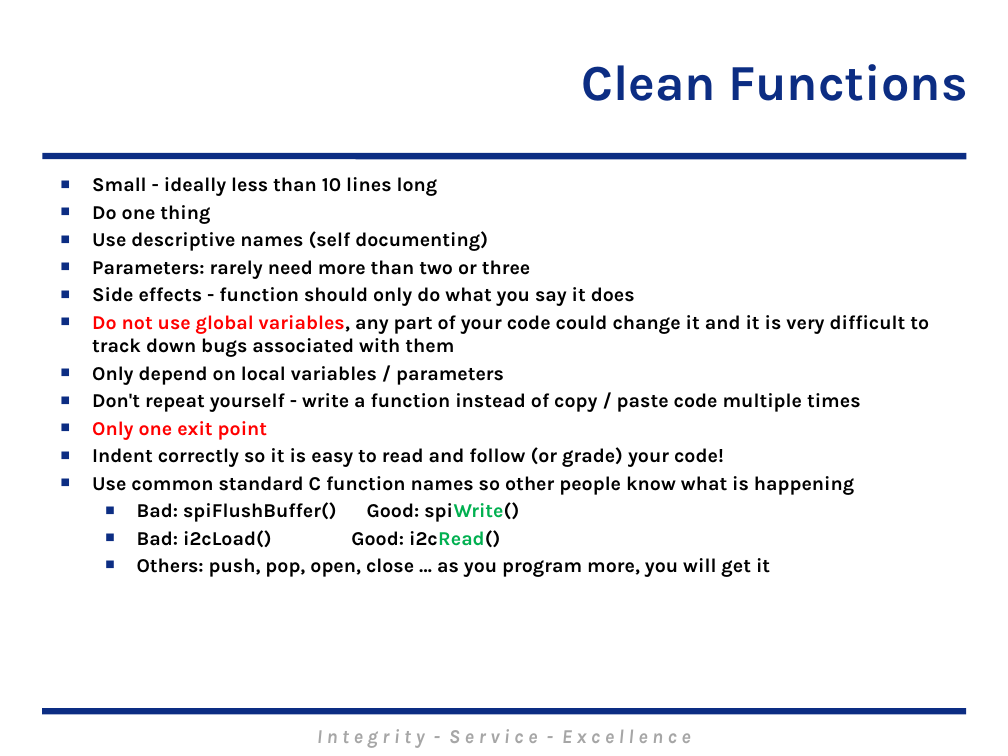
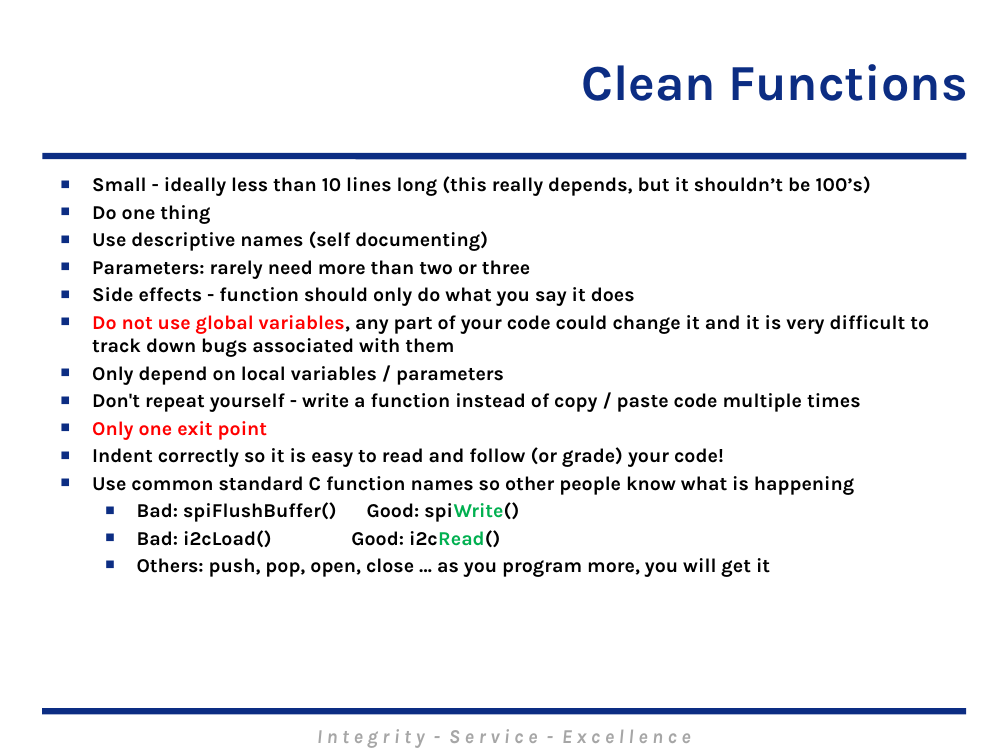
Before and after one commit to MarsUniversity/ECE382, a slide deck: slide 7 of source/lessons/lsn21/Lsn21.pptx. Drawn at 1008x756 pixels with LibreOffice and Linux fonts; fonts in the diff are those of the drawing; background and template pictures are left out. Boxes give left, top, right and bottom in pixels: in the first picture for what was removed or moved away, otherwise in the second. Text is boxed around its words. In the diff, an @@ line names an element or a change of style, - is before the commit and + after.

```diff
--- a/source/lessons/lsn21/Lsn21.pptx
+++ b/source/lessons/lsn21/Lsn21.pptx
@@ text at (x1=92, y1=176, x2=871, y2=196): text changed @@
-■ Small - ideally less than 10 lines long
+■ Small - ideally less than 10 lines long (this really depends, but it shouldn’t be 100’s)
```
Also in this commit, not shown: 2 other slides changed, 2 slides added, 10 other files.
